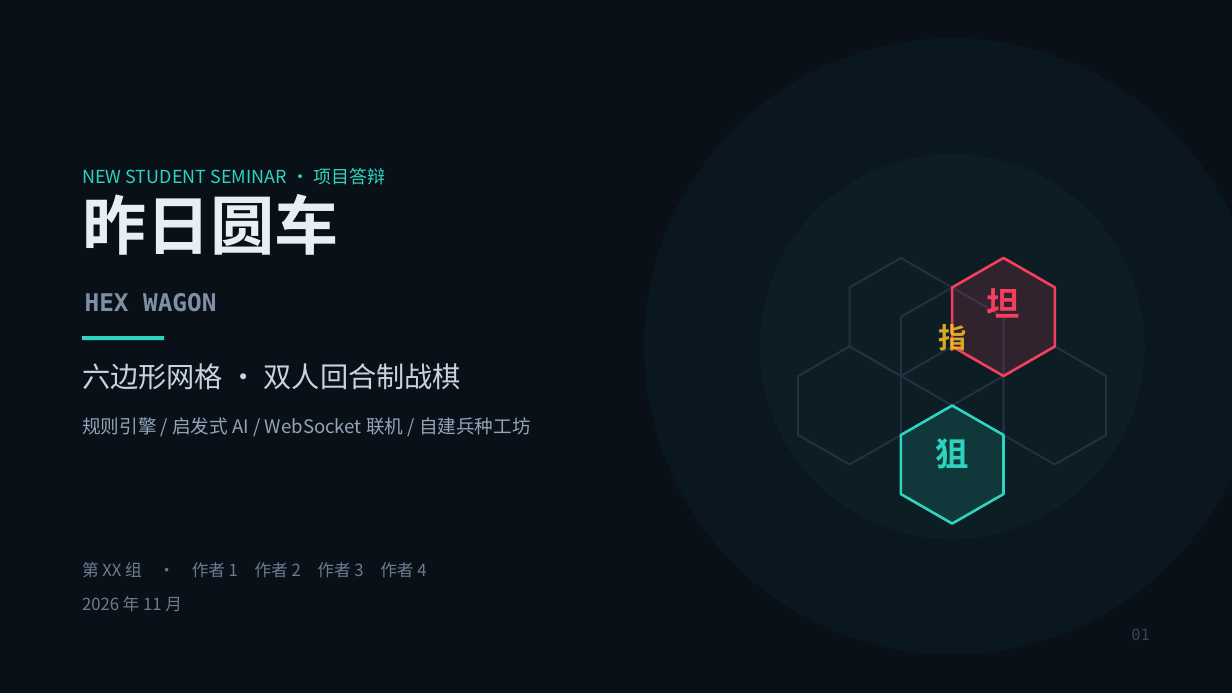
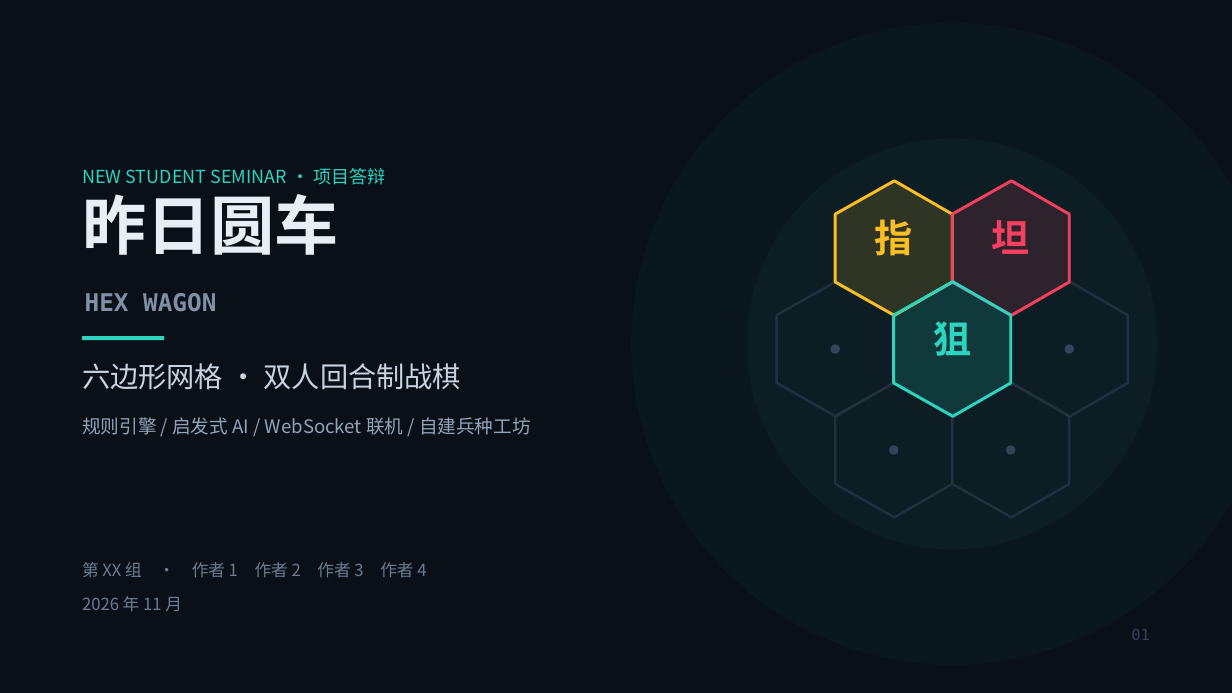
Before and after one commit to linmou114/yesterday-wagon, a slide deck: slide 1 of docs/昨日圆车-答辩.pptx. Drawn at 1232x693 pixels with LibreOffice and Linux fonts; fonts in the diff are those of the drawing. Boxes give left, top, right and bottom in pixels: in the first picture for what was removed or moved away, otherwise in the second. Text is boxed around its words. In the diff, an @@ line names an element or a change of style, - is before the commit and + after.

Commit message:
修封面：六边形改为正确邻接的七格花形（原来邻格偏移错算导致重叠、残留一个错位字形），重出 pptx 与 pdf

```diff
--- a/docs/昨日圆车-答辩.pptx
+++ b/docs/昨日圆车-答辩.pptx
@@ ellipse: place and size @@
-ellipse at bbox=[644, 39, 1232, 655]
+ellipse at bbox=[631, 23, 1232, 665]
@@ ellipse: place and size @@
-ellipse at bbox=[760, 154, 1145, 540]
+ellipse at bbox=[747, 139, 1157, 549]
@@ freeform shape: place and size @@
-freeform shape at bbox=[849, 258, 952, 376]
+freeform shape at bbox=[836, 181, 953, 316]
@@ freeform shape added at bbox=[836, 181, 953, 316], fill #FBBF24 at 15% opacity, outline #FBBF24 2.28 pt @@
@@ outline #22303F 1.6 pt to #22303F 1.82 pt in 5 elements at bbox=[836, 383, 953, 518], bbox=[777, 282, 895, 417], bbox=[1011, 282, 1128, 417], bbox=[836, 181, 953, 316], bbox=[953, 181, 1070, 316] @@
@@ freeform shape: place and size @@
-freeform shape at bbox=[953, 258, 1055, 376]
+freeform shape at bbox=[953, 181, 1070, 316]
@@ freeform shape: place and size @@
-freeform shape at bbox=[953, 258, 1055, 376]
+freeform shape at bbox=[953, 181, 1070, 316]
@@ freeform shape at bbox=[953, 181, 1070, 316]: fill #F43F5E at 16% opacity to #F43F5E at 15% opacity; outline #F43F5E 2 pt to #F43F5E 2.28 pt @@
@@ text "指": place and size @@
-text "指" at bbox=[938, 320, 966, 356]
+text "指" at bbox=[875, 219, 913, 256]
@@ text "指" at bbox=[875, 219, 913, 256]: size 22 to 29.6 pt, text colour #FBBF24 at 85% opacity to #FBBF24 @@
@@ text "坦": place and size @@
-text "坦" at bbox=[987, 288, 1020, 318]
+text "坦" at bbox=[992, 220, 1030, 254]
@@ text "坦" at bbox=[992, 220, 1030, 254]: size 26 to 29.6 pt; line spacing 0.89 to 0.91 @@
@@ freeform shape: place and size @@
-freeform shape at bbox=[799, 347, 901, 465]
+freeform shape at bbox=[777, 282, 895, 417]
@@ freeform shape: place and size @@
-freeform shape at bbox=[901, 287, 1004, 406]
+freeform shape at bbox=[894, 282, 1011, 417]
@@ freeform shape at bbox=[894, 282, 1011, 417]: fill none to #2DD4BF at 15% opacity; outline #22303F 1.6 pt to #2DD4BF 2.28 pt @@
@@ freeform shape: place and size @@
-freeform shape at bbox=[1004, 347, 1106, 465]
+freeform shape at bbox=[1011, 282, 1128, 417]
@@ text "狙" at bbox=[933, 321, 971, 356]: size 26 to 29.6 pt; line spacing 0.89 to 0.91 @@
@@ text "狙": place and size @@
-text "狙" at bbox=[935, 438, 968, 469]
+text "狙" at bbox=[933, 321, 971, 356]
@@ ellipse added at bbox=[831, 345, 840, 354], fill #33445A @@
@@ ellipse added at bbox=[1065, 345, 1074, 354], fill #33445A @@
@@ freeform shape: place and size @@
-freeform shape at bbox=[901, 406, 1004, 524]
+freeform shape at bbox=[836, 383, 953, 518]
@@ freeform shape: place and size @@
-freeform shape at bbox=[901, 406, 1004, 524]
+freeform shape at bbox=[953, 383, 1070, 518]
@@ freeform shape at bbox=[953, 383, 1070, 518]: fill #2DD4BF at 14% opacity to none; outline #2DD4BF 2 pt to #22303F 1.82 pt @@
@@ ellipse added at bbox=[889, 445, 898, 455], fill #33445A @@
@@ ellipse added at bbox=[1006, 445, 1016, 455], fill #33445A @@
```
Also in this commit, not shown: 2 other files.
